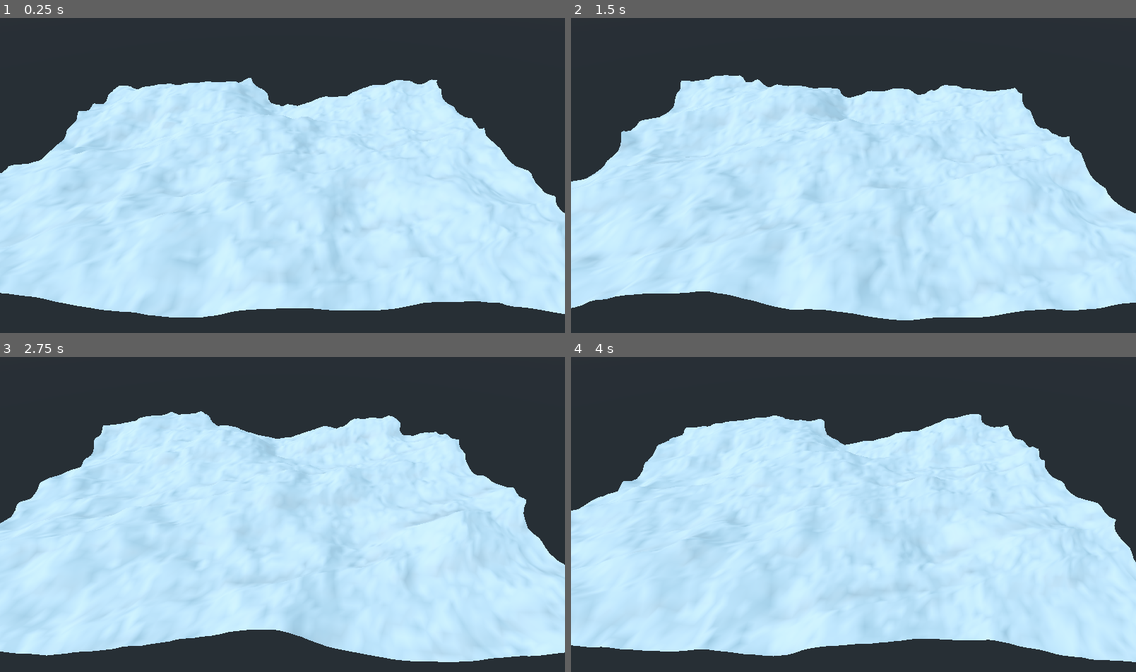
Above: before the commit, frames 1-4 (two rows, left to right).
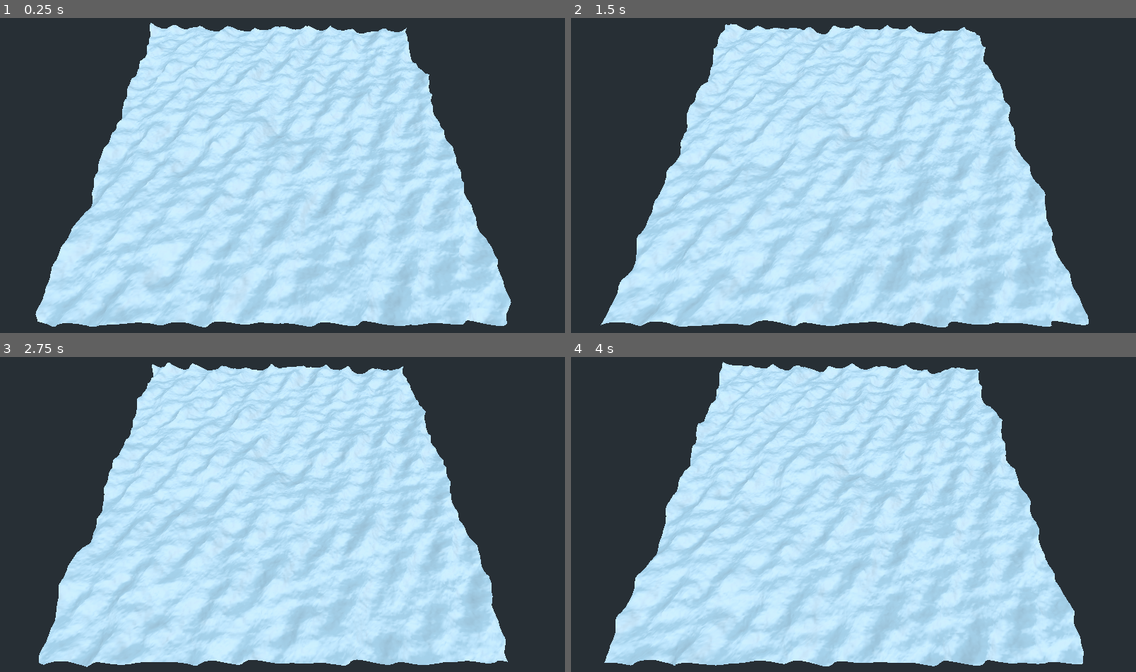
Above: after the commit, the same moments.

Repository: creikey/foamy-ocean
Game: Godot game, scene res://Main.tscn
Same seed, same stepped clock (60 frames per second), same inputs: the game is played once before the commit and once after it.
Inputs:
- Up to frame 1 (0.25 s): no input
- Up to frame 2 (1.5 s): no input
- Up to frame 3 (2.75 s): no input
- Up to frame 4 (4 s): no input

The runs differ from the first frame. In frame 1, 38% of the frame differs, in the area x 0-100%, y 1-99%; in frame 2, 37%; in frame 3, 38%; in frame 4, 38%.

Commit message:
Reposition camera and increase render distance

Diff:
--- a/src/Main.tscn
+++ b/src/Main.tscn
@@ -1,10 +1,11 @@
-[gd_scene load_steps=14 format=2]
-
-[ext_resource path="res://big-rock.dae" type="PackedScene" id=1]
-[ext_resource path="res://medium-rock.dae" type="PackedScene" id=2]
-[ext_resource path="res://small-rock.dae" type="PackedScene" id=3]
-[ext_resource path="res://Ocean.gd" type="Script" id=4]
-[ext_resource path="res://checkerboard.png" type="Texture" id=5]
+[gd_scene load_steps=15 format=2]
+
+[ext_resource path="res://default_env.tres" type="Environment" id=1]
+[ext_resource path="res://big-rock.dae" type="PackedScene" id=2]
+[ext_resource path="res://medium-rock.dae" type="PackedScene" id=3]
+[ext_resource path="res://small-rock.dae" type="PackedScene" id=4]
+[ext_resource path="res://Ocean.gd" type="Script" id=5]
+[ext_resource path="res://checkerboard.png" type="Texture" id=6]
 
 [sub_resource type="Shader" id=1]
 code = "shader_type spatial;
@@ -76,18 +77,18 @@
 
 [sub_resource type="ShaderMaterial" id=2]
 shader = SubResource( 1 )
-shader_param/wave_1 = Plane( 1, 0.35, -0.13, 15.9 )
-shader_param/wave_2 = Plane( 0.5, 1.18, 0.33, 30.23 )
-shader_param/wave_3 = Plane( 0.8, 4, 0.37, 9 )
+shader_param/wave_1 = Plane( 1, 0.34, 0.46, 19.36 )
+shader_param/wave_2 = Plane( 0.5, 0.4, 0.34, 12 )
+shader_param/wave_3 = Plane( 0.8, 4, 0.24, 9 )
 shader_param/noise_zoom = 0.15
-shader_param/noise_amp = 13.61
+shader_param/noise_amp = 12.81
 shader_param/PI = 3.14159
 
 [sub_resource type="PlaneMesh" id=3]
 material = SubResource( 2 )
-size = Vector2( 140, 140 )
-subdivide_width = 100
-subdivide_depth = 100
+size = Vector2( 200, 200 )
+subdivide_width = 300
+subdivide_depth = 300
 
 [sub_resource type="Shader" id=4]
 code = "shader_type spatial;
@@ -145,40 +146,43 @@
 shader_param/uv1_offset = Vector3( 0, 0, 0 )
 shader_param/uv2_scale = Vector3( 1, 1, 1 )
 shader_param/uv2_offset = Vector3( 0, 0, 0 )
-shader_param/texture_normal = ExtResource( 4 )
+shader_param/texture_normal = ExtResource( 5 )
 
 [sub_resource type="CubeMesh" id=6]
 material = SubResource( 5 )
 
 [sub_resource type="SpatialMaterial" id=7]
-albedo_texture = ExtResource( 5 )
+albedo_texture = ExtResource( 6 )
 
 [sub_resource type="PlaneMesh" id=8]
 material = SubResource( 7 )
 size = Vector2( 80, 80 )
 
-[node name="Main" type="Spatial"]
-
-[node name="Big Rock" parent="." instance=ExtResource( 1 )]
-visible = false
-
-[node name="Medium Rock" parent="." instance=ExtResource( 2 )]
-visible = false
-
-[node name="Small Rock" parent="." instance=ExtResource( 3 )]
+[node name="Main" type="WorldEnvironment"]
+environment = ExtResource( 1 )
+
+[node name="Big Rock" parent="." instance=ExtResource( 2 )]
+visible = false
+
+[node name="Medium Rock" parent="." instance=ExtResource( 3 )]
+visible = false
+
+[node name="Small Rock" parent="." instance=ExtResource( 4 )]
 visible = false
 
 [node name="Camera" type="Camera" parent="."]
-transform = Transform( 1, 0, 0, 0, 0.71302, 0.701144, 0, -0.701144, 0.71302, 2.07501, 48.8053, 81.5205 )
-visible = false
+transform = Transform( 1, 0, 0, 0, 0.441869, 0.89708, 0, -0.89708, 0.441869, 2.07501, 116.45, 86.6238 )
+current = true
+far = 302.7
 
 [node name="Ocean" type="MeshInstance" parent="."]
+transform = Transform( 1, 0, 0, 0, 0.88, 0, 0, 0, 1, 0, 0, 0 )
 mesh = SubResource( 3 )
 material/0 = null
-script = ExtResource( 4 )
+script = ExtResource( 5 )
 
 [node name="DirectionalLight" type="DirectionalLight" parent="."]
-transform = Transform( 0.455897, 0.468678, -0.756637, 0.0939905, 0.820017, 0.564569, 0.885056, -0.328502, 0.329792, 0, 17.1143, 15.1763 )
+transform = Transform( 0.933049, 0.245852, 0.262635, -0.328932, 0.878658, 0.346069, -0.145685, -0.409288, 0.900699, 0, 17.1143, 15.1763 )
 light_energy = 0.3
 shadow_contact = 1.0
 
